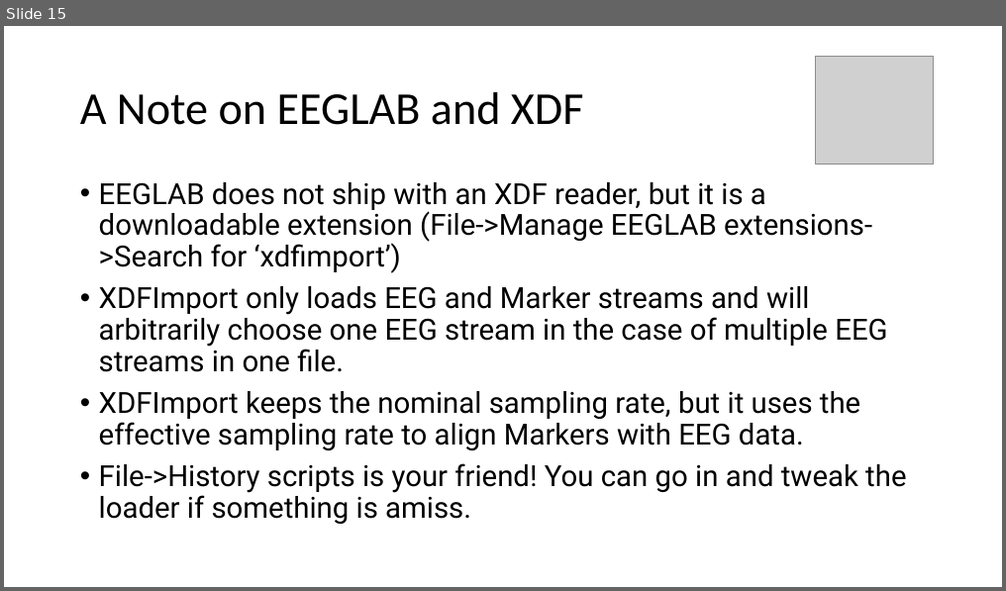
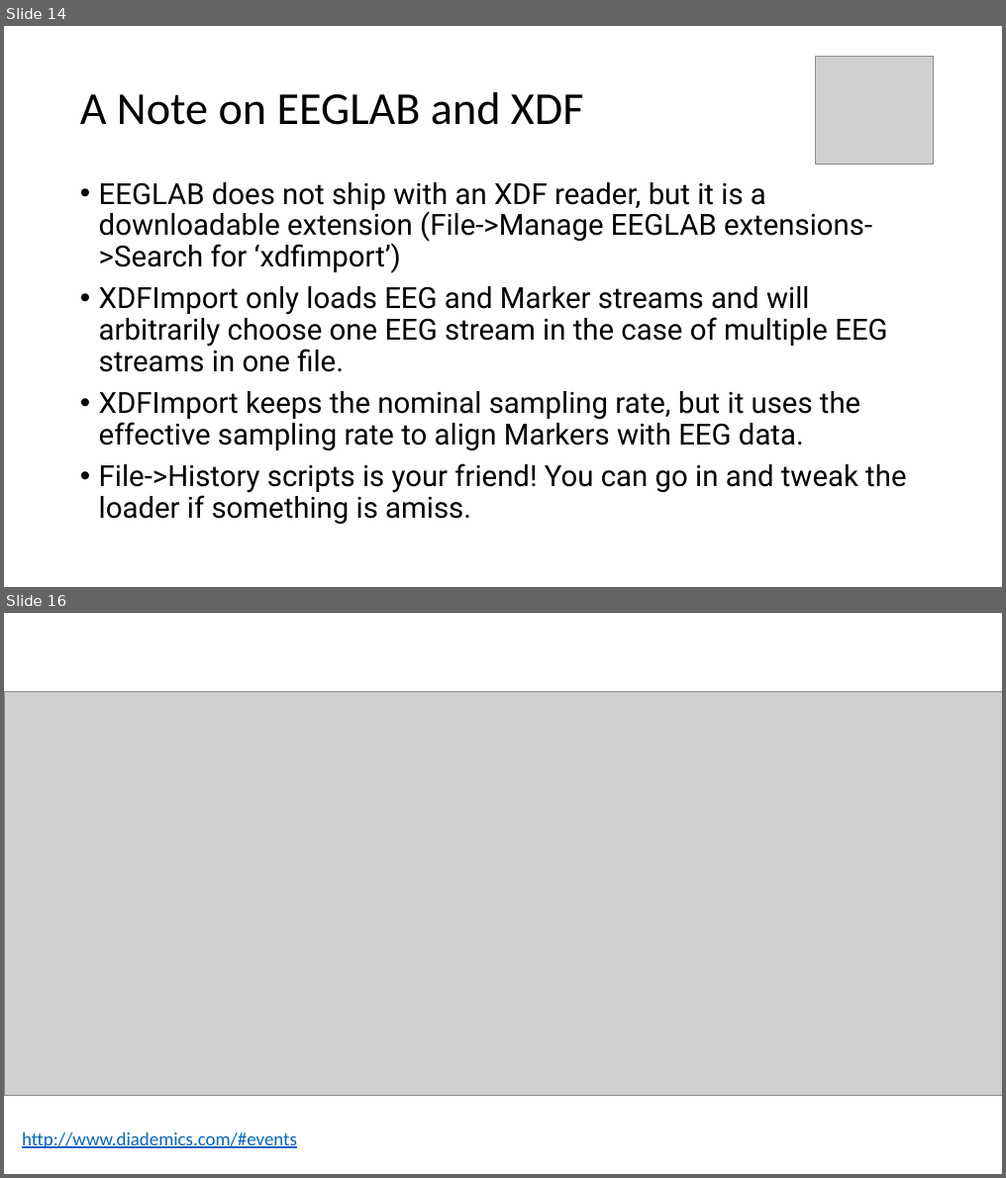
Before and after one commit to Diademics-Pty-Ltd/EEGLABWorkshop2021, a slide deck: 20210615-EEGLAB_workshop.pptx. Shown one above the other, each under a label of ours: slide 15 before the commit, slides 14 and 16 after it; the slides between them are not shown. The pictures are 1006x591 and 1006x1178 pixels, drawn with LibreOffice and Linux fonts; fonts in the diff are those of the drawing; grey boxes stand for pictures. Boxes give left, top, right and bottom in pixels: in the first picture for what was removed or moved away, otherwise in the second. Text is boxed around its words. In the diff, an @@ line names an element or a change of style, - is before the commit and + after.

```diff
--- a/20210615-EEGLAB_workshop.pptx
+++ b/20210615-EEGLAB_workshop.pptx
@@ slide 16 added at box(4, 613, 1002, 1174), background #FFFFFF @@
@@ picture added at box(4, 692, 1002, 1096) @@
@@ text added at box(22, 1133, 297, 1149), 18 pt, text #0563C1, underline @@
+http://www.diademics.com/#events
@@ what was slide 15 is now slide 14 @@
```
Also in this commit, not shown: 2 slides changed, 1 other slide added.
